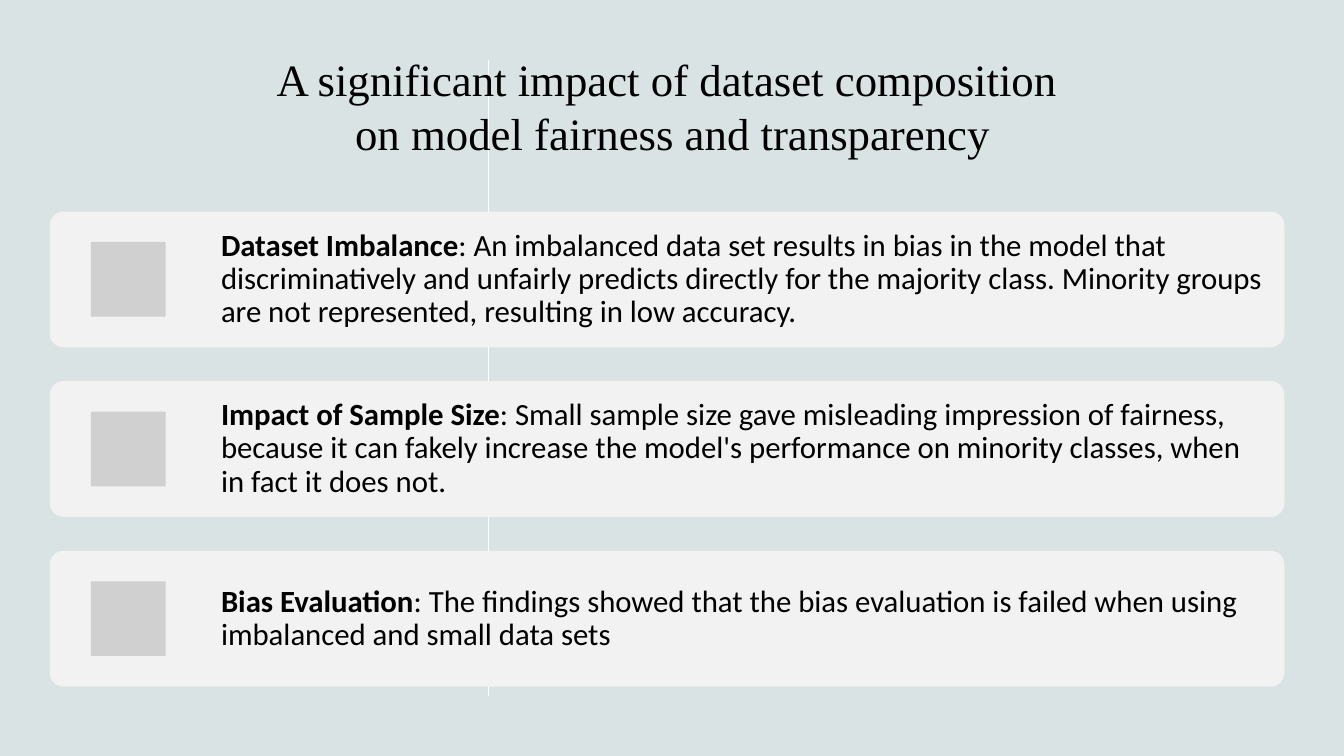
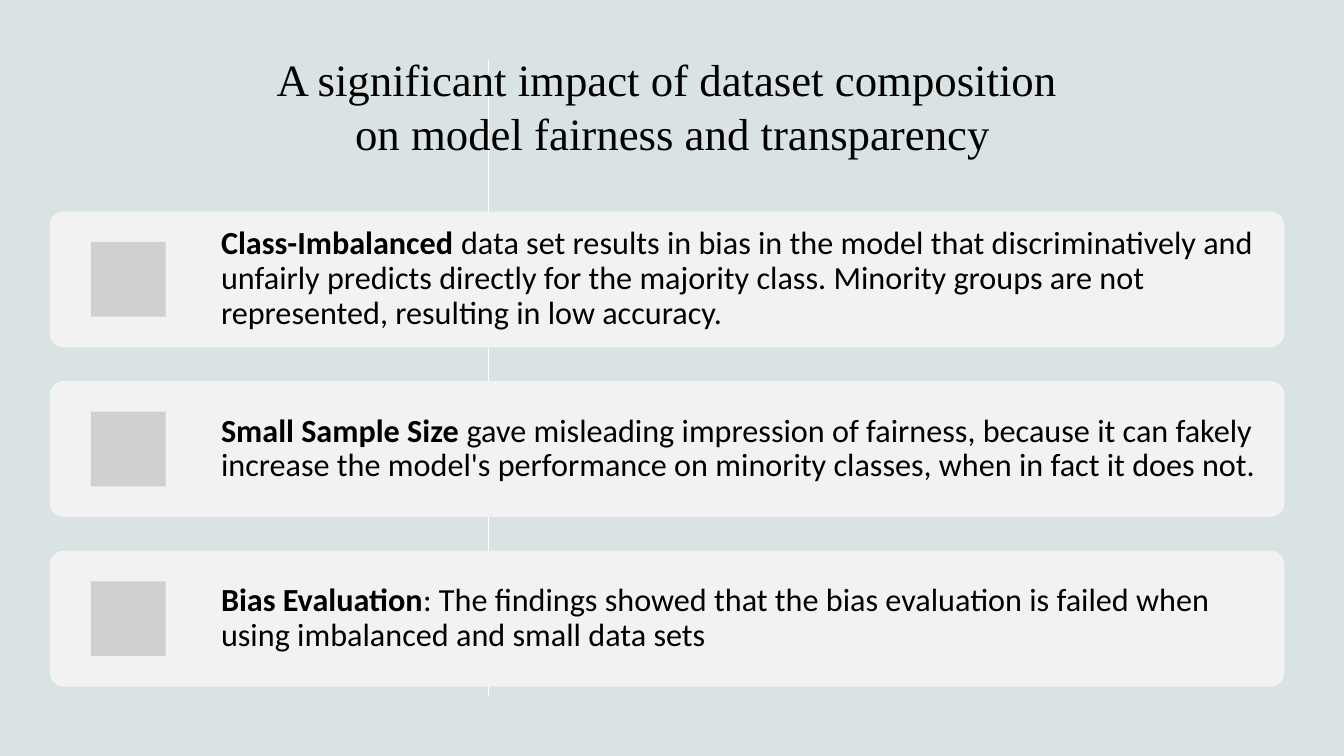
Before and after one commit to hennypurwadi/Imbalanced-or-Balanced-Dataset-Composition, a slide deck: slide 23 of 202370140_XAI_Presentation_1.pptx (slide 21 before the commit). Drawn at 1344x756 pixels with LibreOffice and Linux fonts; fonts in the diff are those of the drawing; grey boxes stand for pictures. Boxes give left, top, right and bottom in pixels: in the first picture for what was removed or moved away, otherwise in the second. Text is boxed around its words. In the diff, an @@ line names an element or a change of style, - is before the commit and + after.

```diff
--- a/202370140_XAI_Presentation_1.pptx
+++ b/202370140_XAI_Presentation_1.pptx
@@ text at [221,231,1252,330]: text changed; size 22 to 23 pt @@
-Dataset Imbalance: An imbalanced data set results in bias in the model that discriminatively and unfairly predicts directly for the majority class. Minority groups are not represented, resulting in low accuracy.
+Class-Imbalanced data set results in bias in the model that discriminatively and unfairly predicts directly for the majority class. Minority groups are not represented, resulting in low accuracy.
@@ text at [221,419,1255,482]: text changed; size 22 to 23 pt @@
-Impact of Sample Size: Small sample size gave misleading impression of fairness, because it can fakely increase the model's performance on minority classes, when in fact it does not.
+Small Sample Size gave misleading impression of fairness, because it can fakely increase the model's performance on minority classes, when in fact it does not.
@@ text "Bias Evaluation: The findings showed ..." at [221,588,1209,652]: size 22 to 23 pt @@
```
Also in this commit, not shown: 8 other slides changed, 3 slides added, 1 slide removed, 1 other file.
